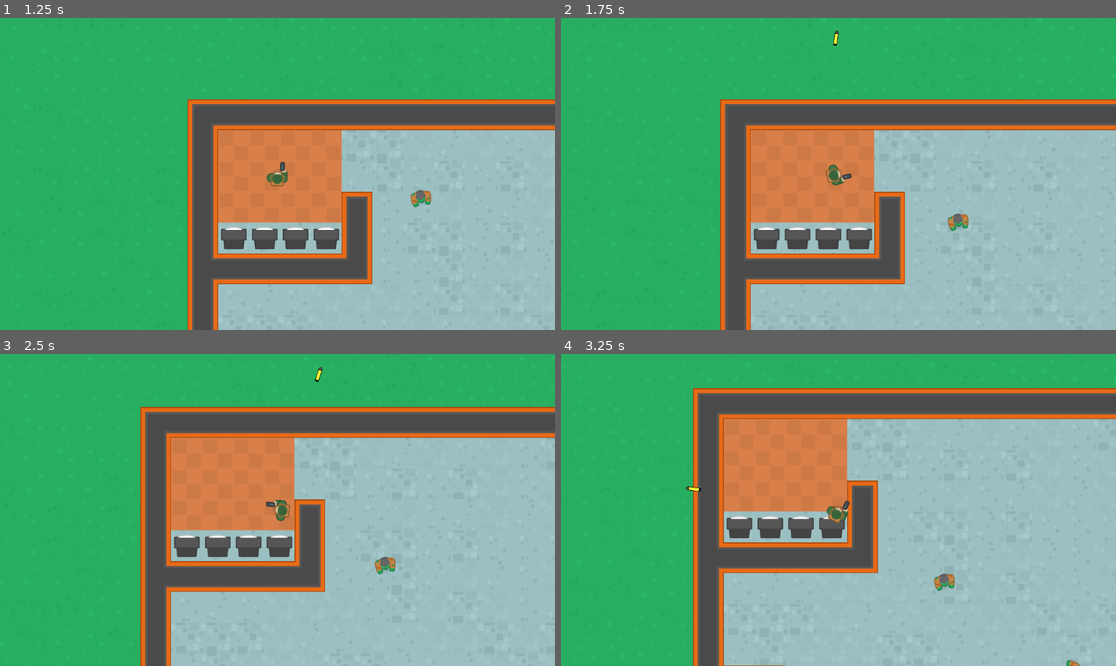
Above: before the commit, frames 1-4 (two rows, left to right).
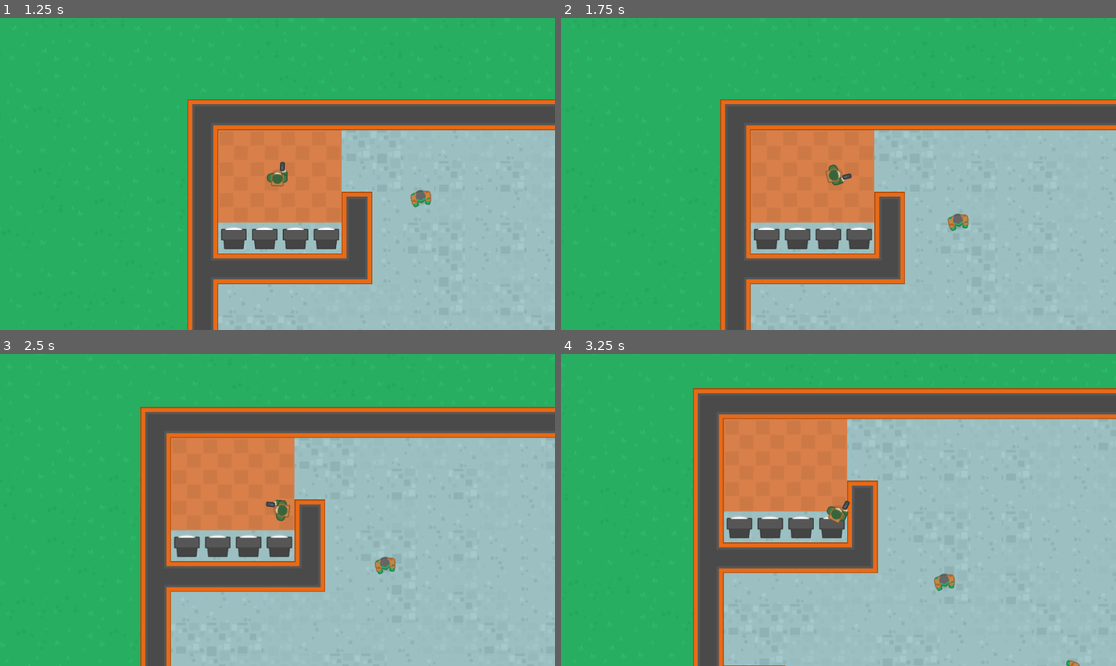
Above: after the commit, the same moments.

Repository: hamzissa/My-Project
Game: Godot game, scene res://Scenes/menu/menu.tscn
Same seed, same stepped clock (60 frames per second), same inputs: the game is played once before the commit and once after it.
Inputs (mouse positions are in pixels of both pictures, inside the frame that each line leads up to):
- Up to frame 1 (1.25 s): click "Play" at 0.5 s
- Up to frame 2 (1.75 s): move the mouse to (960, 158) at 1.27 s; press the mouse at (960, 158) at 1.28 s; hold D (right) from 1.28 s (still down)
- Up to frame 3 (2.5 s): move the mouse to (166, 525) at 2.02 s; release D (right) at 2.03 s; release the mouse at (166, 525) at 2.03 s; hold S (down) from 2.03 s (still down); click (166, 525) at 2.1 s
- Up to frame 4 (3.25 s): move the mouse to (894, 441) at 2.77 s; release S (down) at 2.78 s; press the mouse at (894, 441) at 2.78 s; hold D (right) from 2.78 s (still down)

Frame 1 is identical in both runs. In frame 2, less than 0.1% of the frame differs, in the area x 48-51%, y 4-9%; in frame 3, less than 0.1%; in frame 4, less than 0.1%.

Commit message:
reload after 10 bullets
reload after 10 bullets, bullets dont go through walls, mouse is now a crosshair

Diff:
--- a/my project/Scenes/bullet/bullet.gd
+++ b/my project/Scenes/bullet/bullet.gd
@@ -4,6 +4,8 @@
 @export var speed = 10
 var direction = Vector2.ZERO
 @onready var kill_timer = $KillTimer
+
+
 
 func _ready():
 	kill_timer.start()
@@ -25,4 +27,4 @@
 func _on_body_entered(body):
 	if body.has_method("handle_hit"):
 		body.handle_hit()
-		queue_free()
+	queue_free()
--- /dev/null
+++ b/my project/Scenes/health_bullet_UI/health_bullet_count.tscn
@@ -0,0 +1,3 @@
+[gd_scene format=3 uid="uid://qar4om3s5a35"]
+
+[node name="health_bullet_UI" type="CanvasLayer"]
--- a/my project/Scenes/player/player.gd
+++ b/my project/Scenes/player/player.gd
@@ -12,12 +12,20 @@
 
 signal player_fired_bullet(bullet,position, direction)
 
+signal weapon_no_ammo
+
+var max_ammo: int = 10
+var current_ammo: int = max_ammo
+
+#crosshair
+var crosshair = preload("res://assets 2/images/crosshair_white-export.png")
+
 #direction mouse is pointing towards
 var mouse_direct
 var health = 100
 # Called when the node enters the scene tree for the first time.
 func _ready():
-	pass # Replace with function body.
+	Input.set_custom_mouse_cursor(crosshair)
 
 
 # Called every frame. 'delta' is the elapsed time since the previous frame.
@@ -44,18 +52,31 @@
 	if event.is_action_pressed("shoot"):
 		printerr("click")
 		shoot()
+	if event.is_action_pressed("reload"):
+		print("reload")
+		reload()
+
+func reload():
+	current_ammo = max_ammo
+	printerr("\n reload \n ")
+
 
 
 func shoot():
-	var bullet_instance = bullet.instantiate()
-	#add_child(bullet_instance)
-	printerr("shoot")
-	#bullet_instance.global_position = end_of_gun.global_position
-	#var target = get_global_mouse_position()
-	#var direction_to_mouse = end_of_gun.global_position.direction_to(target).normalized()
-	#bullet_instance.set_direction(direction_to_mouse)
-	var direction = (gun_direction.global_position - end_of_gun.global_position).normalized()
-	emit_signal("player_fired_bullet", bullet_instance, end_of_gun.global_position,direction)
+	if current_ammo != 0:
+		var bullet_instance = bullet.instantiate()
+		#add_child(bullet_instance)
+		printerr("shoot")
+		#bullet_instance.global_position = end_of_gun.global_position
+		#var target = get_global_mouse_position()
+		#var direction_to_mouse = end_of_gun.global_position.direction_to(target).normalized()
+		#bullet_instance.set_direction(direction_to_mouse)
+		var direction = (gun_direction.global_position - end_of_gun.global_position).normalized()
+		emit_signal("player_fired_bullet", bullet_instance, end_of_gun.global_position,direction)
+		current_ammo -= 1
+		if current_ammo == 0:
+			emit_signal("weapon_no_ammo")
+
 
 func handle_hit():
 	health -= 20
--- a/my project/project.godot
+++ b/my project/project.godot
@@ -51,6 +51,11 @@
 "events": [Object(InputEventKey,"resource_local_to_scene":false,"resource_name":"","device":-1,"window_id":0,"alt_press …(182 unchanged characters)…
 ]
 }
+reload={
+"deadzone": 0.5,
+"events": [Object(InputEventKey,"resource_local_to_scene":false,"resource_name":"","device":-1,"window_id":0,"alt_pressed":false,"shift_pressed":false,"ctrl_pressed":false,"meta_pressed":false,"pressed":false,"keycode":0,"physical_keycode":82,"key_label":0,"unicode":114,"echo":false,"script":null)
+]
+}
 
 [rendering]
 
